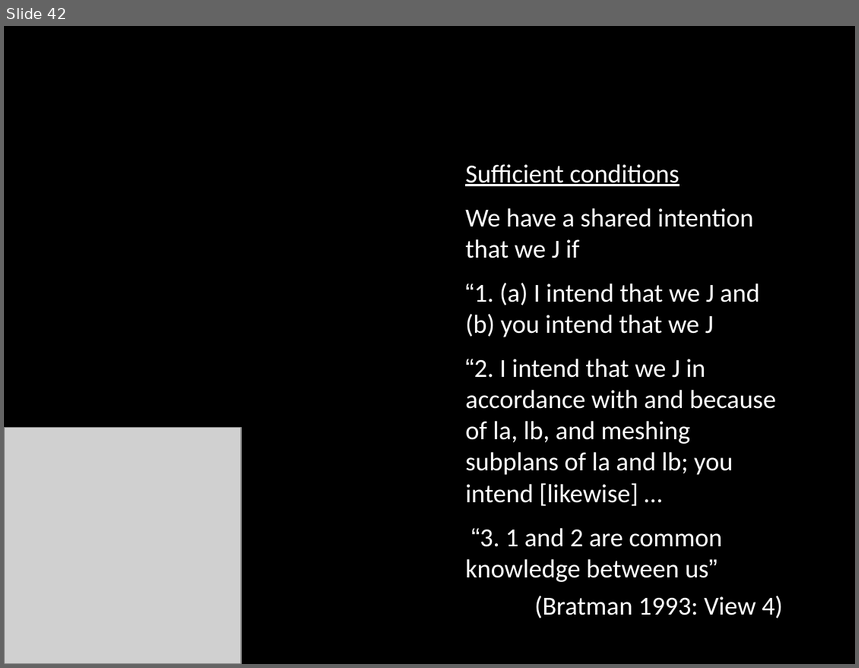
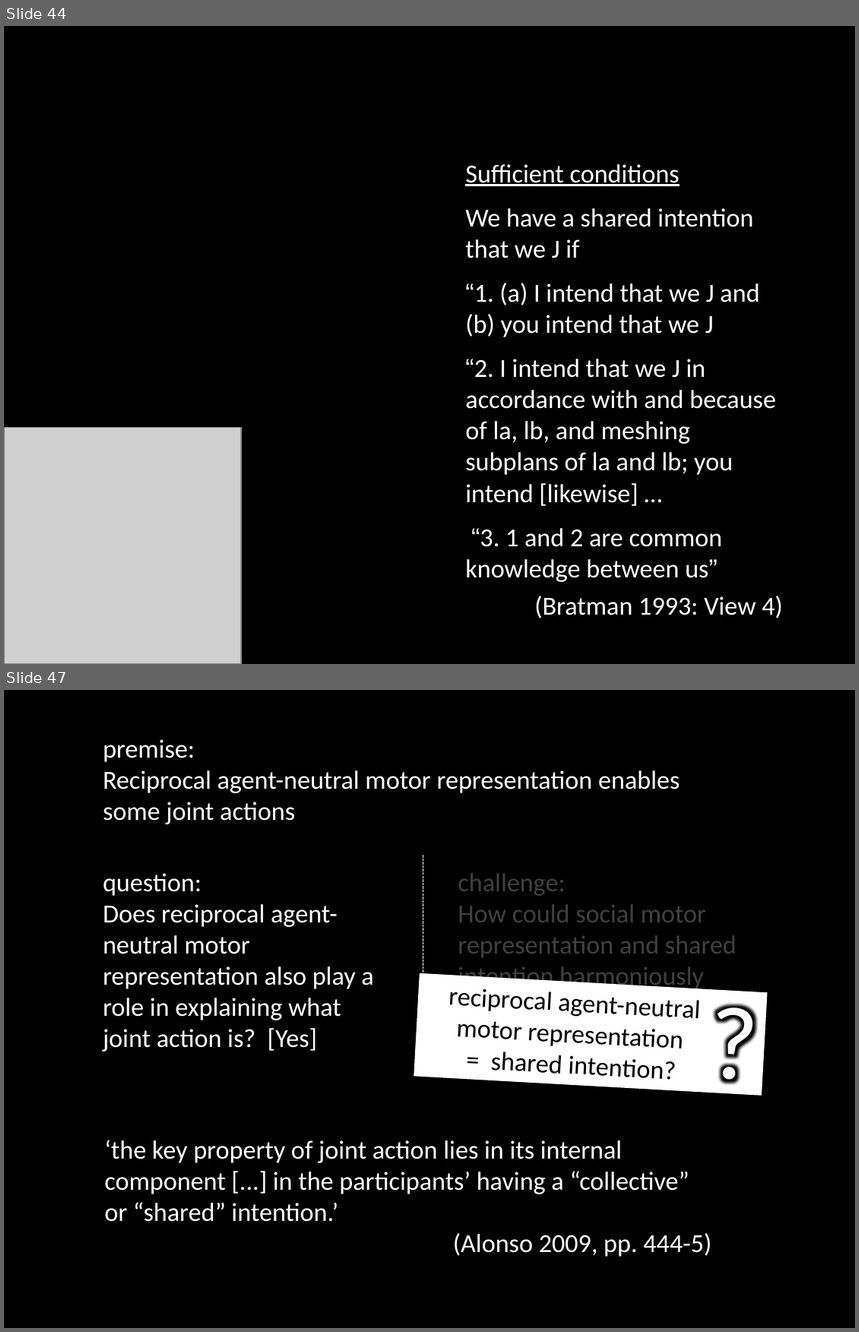
Before and after one commit to butterfill/writing, a slide deck: conf joint action --- sharing goals vs sharing intentions cambridge 2012 talk/intention and motor representation in joint action vCAMBRIDGE.pptx. Shown one above the other, each under a label of ours: slide 42 before the commit, slides 44 and 47 after it; the slides between them are not shown. The pictures are 859x668 and 859x1332 pixels, drawn with LibreOffice and Linux fonts; fonts in the diff are those of the drawing; grey boxes stand for pictures. Boxes give left, top, right and bottom in pixels: in the first picture for what was removed or moved away, otherwise in the second. Text is boxed around its words. In the diff, an @@ line names an element or a change of style, - is before the commit and + after.

```diff
--- a/conf joint action --- sharing goals vs sharing intentions cambridge 2012 talk/intention and motor representation in joint action vCAMBRIDGE.pptx
+++ b/conf joint action --- sharing goals vs sharing intentions cambridge 2012 talk/intention and motor representation in joint action vCAMBRIDGE.pptx
@@ slide 47 added at <box>4,690,855,1328</box>, background #000000 @@
@@ text added at <box>103,739,680,825</box>, 22 pt, text #FFFFFF @@
+premise:
+Reciprocal agent-neutral motor representation enables some joint actions
@@ line added from (423, 855) to (423, 1063), #FFFFFF 0.75 pt dashed @@
@@ text added at <box>103,873,373,1052</box>, 22 pt, text #FFFFFF @@
+question:
+Does reciprocal agent-neutral motor representation also play a role in explaining what joint action is? [Yes]
@@ text added at <box>458,873,737,1023</box>, 22 pt, text #404040 @@
+challenge:
+How could social motor representation and shared intention harmoniously contribute to joint action?
@@ rectangle added at <box>414,973,768,1095</box>, fill #FFFFFF, 22 pt, text #000000 @@
+reciprocal agent-neutral motor representation
+= shared intention?
@@ text added at <box>690,969,777,1107</box>, 88 pt, text #FFFFFF @@
+?
@@ text added at <box>104,1140,712,1257</box>, 22 pt, text #FFFFFF @@
+‘the key property of joint action lies in its internal component [...] in the participants’ having a “collective” or “shared” intention.’
+(Alonso 2009, pp. 444-5)
@@ what was slide 42 is now slide 44 @@
```
Also in this commit, not shown: 16 slides changed, 3 other slides added, 3 other files.
